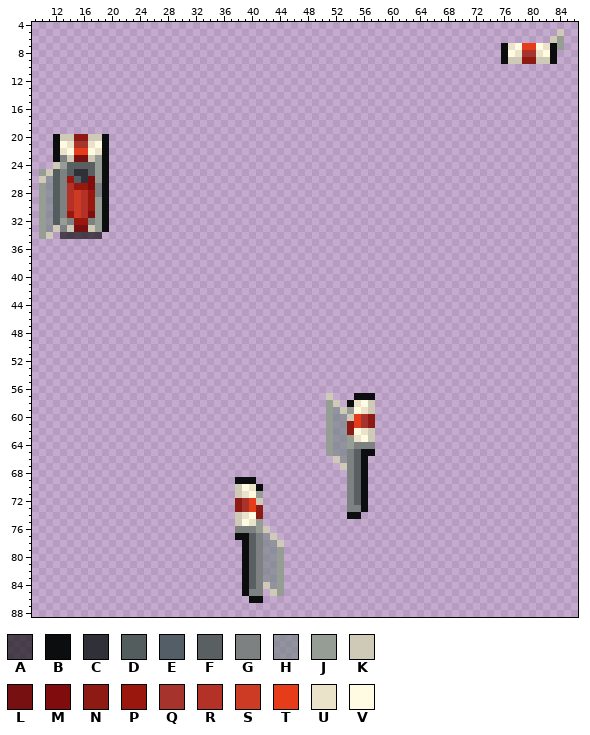
One commit to this sprite sheet: Resources/Textures/Structures/Wallmounts/extinguisher_cabinet.rsi/extinguisher_full.png. Above is the file before it was changed.
The file is 96x96 pixels. Shown: x 9..86, y 4..88.
Palette (. is transparent): A #0000009d  B #0c0d0e  C #303039  D #535d5e  E #545e67  F #5a5f61  G #7d8181  H #788788a8  J #969d94  K #cfc9b8  L #761011  M #800c0d  N #8e1b13  P #9a170e  Q #a7342c  R #b43128  S #cd3b25  T #e73c19  U #eae2c9  V #fffbe3
After the commit:
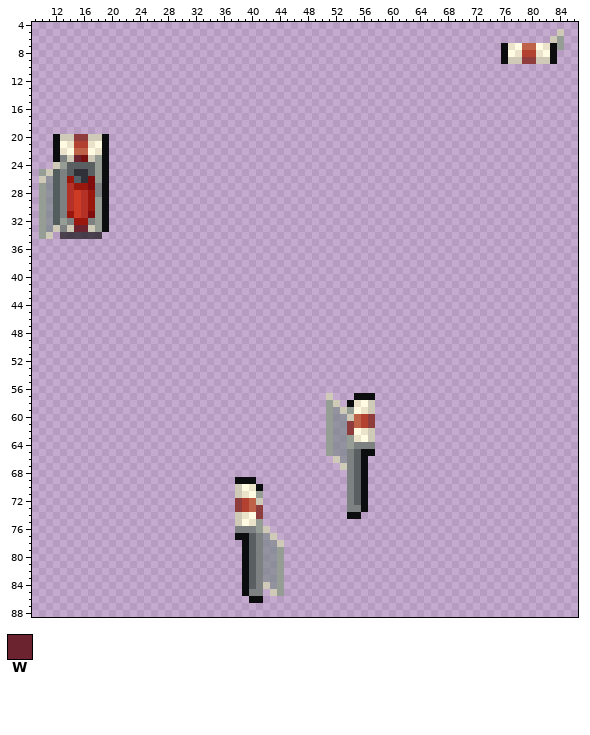
Colours new in this view: W #6c2330
Edits made:
@@ palette @@
-N #8e1b13
+N #8e3c3c
-Q #a7342c
+Q #b24131
-T #e73c19
+T #be6347
@@ x 13..17 @@
 22 UVTTV
-23 GKLLK
+23 GKWLK
 24 JFFFF
@@ x 13..18 @@
 32 JGPPGJ
-33 GKLLKJ
+33 GKWWKJ
 34 AAAAAA
